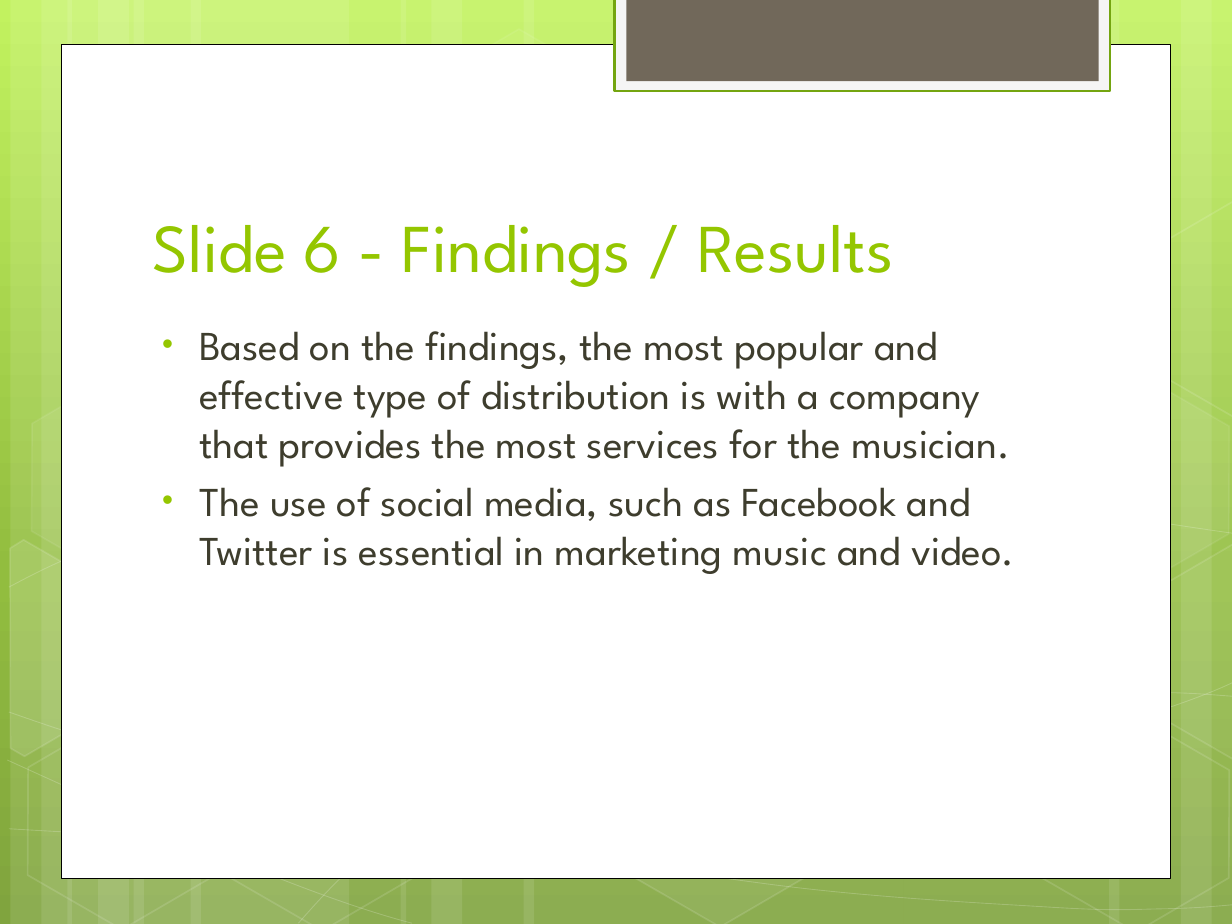
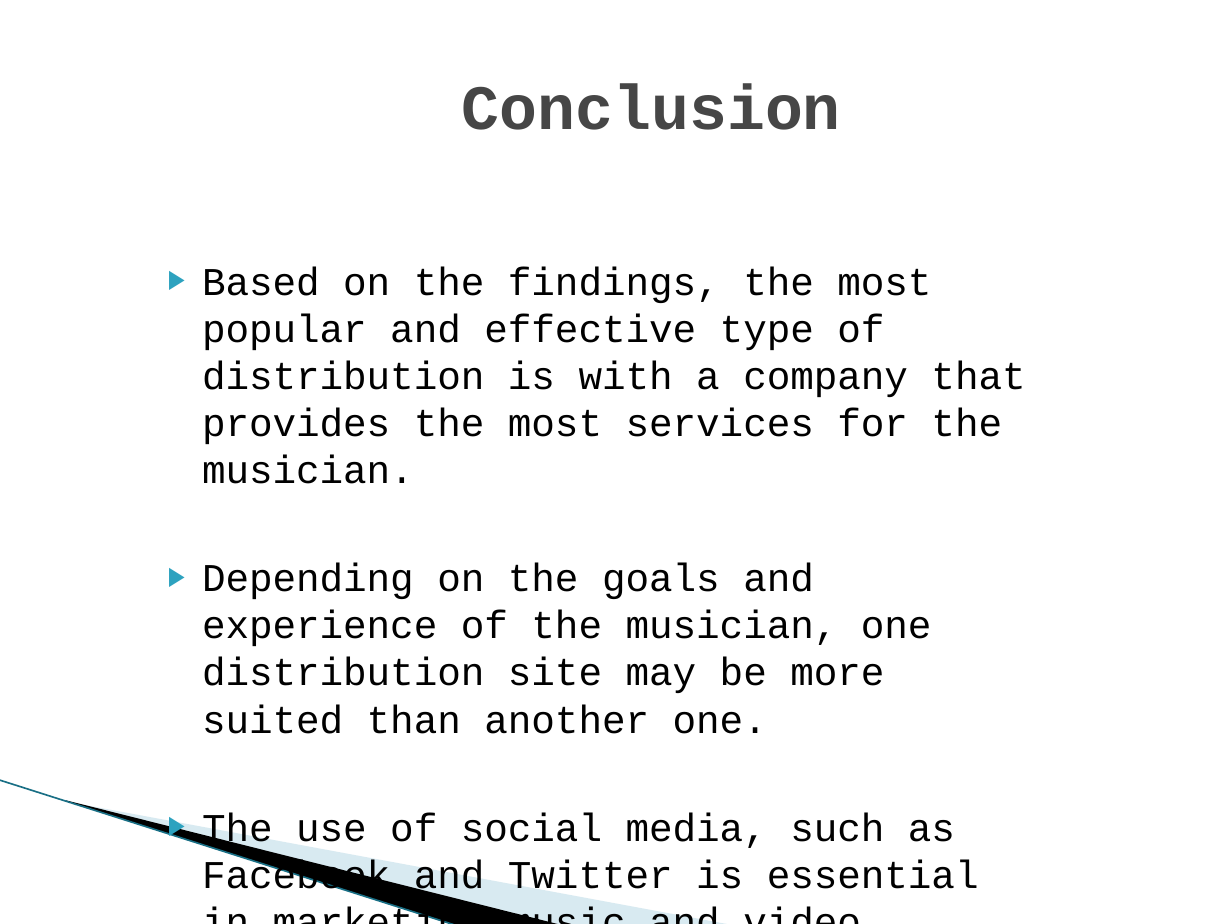
Before and after one commit to dmrod01/musicdistrotrends, a slide deck: slide 18 of Rodriguez_M_Final_Presentation.pptx (slide 6 before the commit). Drawn at 1232x924 pixels with LibreOffice and Linux fonts; fonts in the diff are those of the drawing; background and template pictures are left out. Boxes give left, top, right and bottom in pixels: in the first picture for what was removed or moved away, otherwise in the second. Text is boxed around its words. In the diff, an @@ line names an element or a change of style, - is before the commit and + after.

```diff
--- a/Rodriguez_M_Final_Presentation.pptx
+++ b/Rodriguez_M_Final_Presentation.pptx
@@ background gradient #C3F35F to #93BF3F to #81A53E to #FFFFFF @@
@@ rectangle removed at box(615, 0, 1110, 91) @@
@@ rectangle removed at box(626, 0, 1098, 81) @@
@@ rectangle removed at box(62, 44, 1170, 877) @@
@@ title "Conclusion" at box(462, 84, 841, 130): vertical alignment bottom to middle @@
@@ title at box(462, 84, 841, 130): text changed; size 40 to 36.9 pt; font League Spartan to Courier New; text colour #94C600 to #464646; bold on @@
-Slide 6 - Findings / Results
+Conclusion
@@ group removed at box(0, 0, 1232, 924): 12 rectangles, 8 hexagons, 7 freeform shapes @@
@@ text "Based on the findings, the ...": place and size @@
-text "Based on the findings, the ..." at box(199, 331, 1014, 574)
+text "Based on the findings, the ..." at box(202, 266, 1025, 899)
@@ text at box(202, 266, 1025, 899): size 24 to 22.9 pt, font League Spartan to Courier New, text colour #3E3D2D to #000000 in "Based on the findings, the most popular ...", "The use of social media, such as ..."; bullet • to ▶; bullet colour #94C600 to #2DA2BF @@
@@ text at box(202, 563, 932, 734): paragraph added @@
+▶ Depending on the goals and experience of the musician, one distribution site may be more suited than another one.
@@ line added from (0, 780) to (457, 924), #97C5D8 0.95 pt @@
@@ freeform shape: place and size @@
-freeform shape at box(7, 760, 413, 923)
+freeform shape at box(65, 800, 563, 924)
@@ freeform shape at box(65, 800, 563, 924): fill none to #000000; outline #FFFFFF 0.5 pt to none @@
@@ freeform shape added at box(68, 801, 733, 924), fill #A0CBDC at 40% opacity @@
```
Also in this commit, not shown: 5 other slides changed, 12 slides added.
